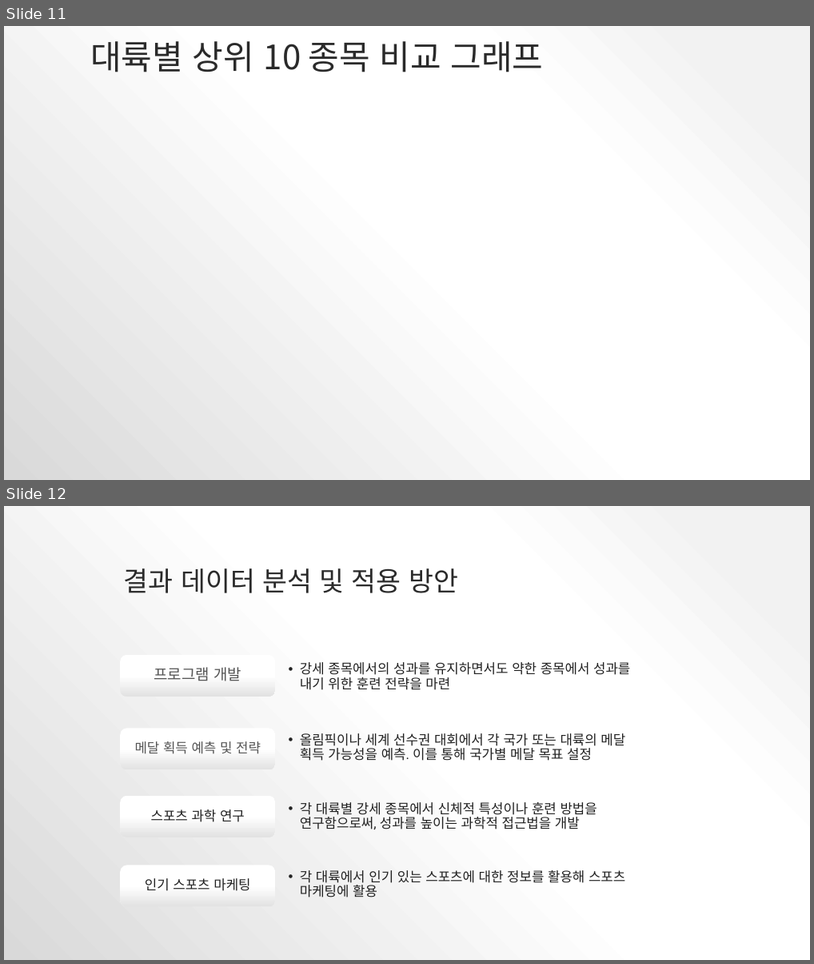
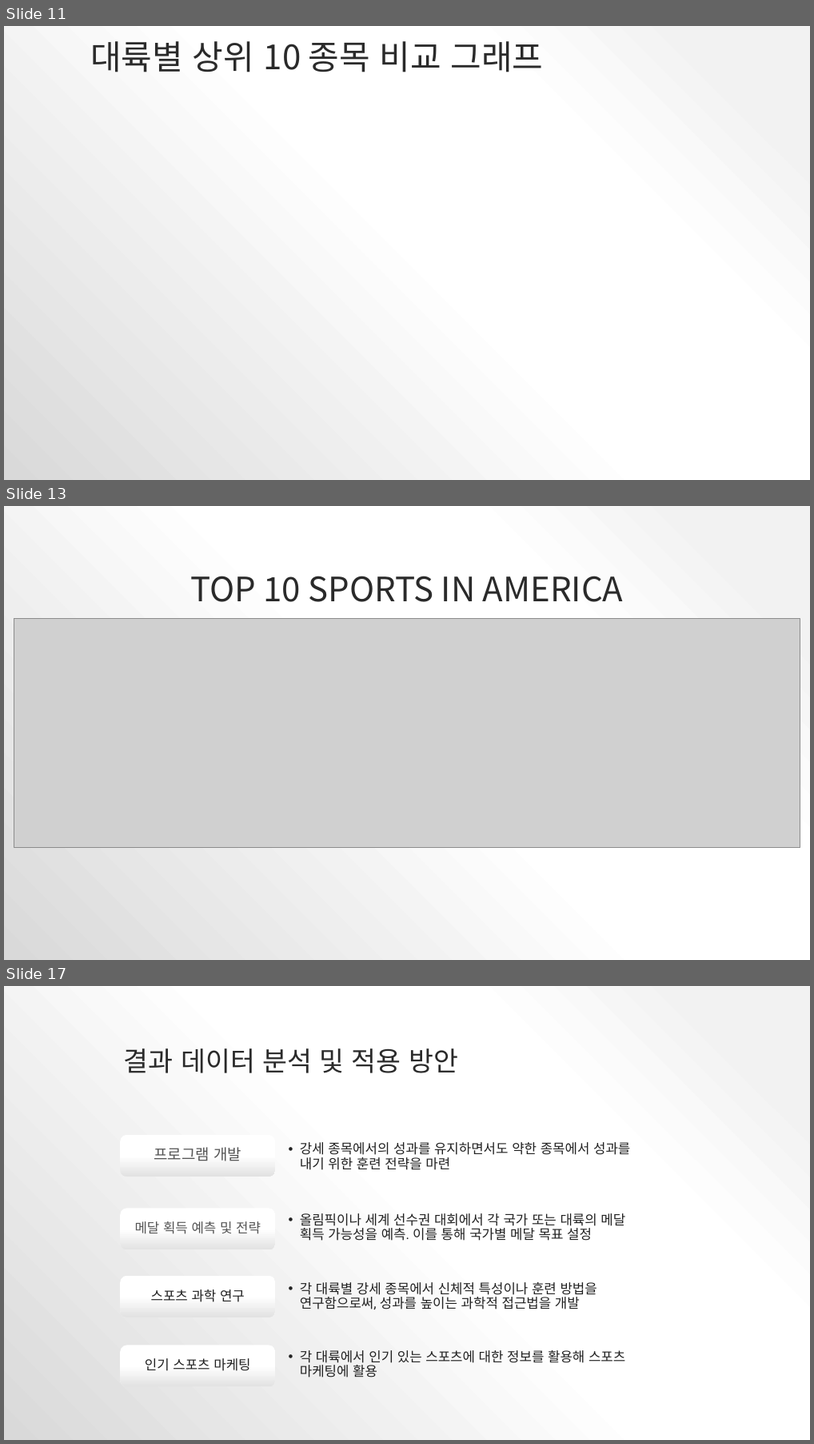
Before and after one commit to GyehyunJo/Olympic, a slide deck: ppt/대륙별 올림픽 효자 종목 10선.pptx. Shown one above the other, each under a label of ours: slides 11 and 12 before the commit, slides 11, 13 and 17 after it; the slides between them are not shown. The pictures are 814x964 and 814x1444 pixels, drawn with LibreOffice and Linux fonts; fonts in the diff are those of the drawing; grey boxes stand for pictures; background and template pictures are left out. Boxes give left, top, right and bottom in pixels: in the first picture for what was removed or moved away, otherwise in the second. Text is boxed around its words. In the diff, an @@ line names an element or a change of style, - is before the commit and + after.

```diff
--- a/ppt/대륙별 올림픽 효자 종목 10선.pptx
+++ b/ppt/대륙별 올림픽 효자 종목 10선.pptx
@@ slide 13 added at (x1=4, y1=506, x2=810, y2=960), background gradient #F2F2F2 to #FFFFFF to #D9D9D9 @@
@@ title added at (x1=190, y1=576, x2=624, y2=602), 40 pt, text #2A2A2A @@
+TOP 10 SPORTS IN AMERICA
@@ picture added at (x1=14, y1=619, x2=800, y2=847) @@
@@ what was slide 12 is now slide 17 @@
```
Also in this commit, not shown: 4 slides changed, 4 other slides added.
